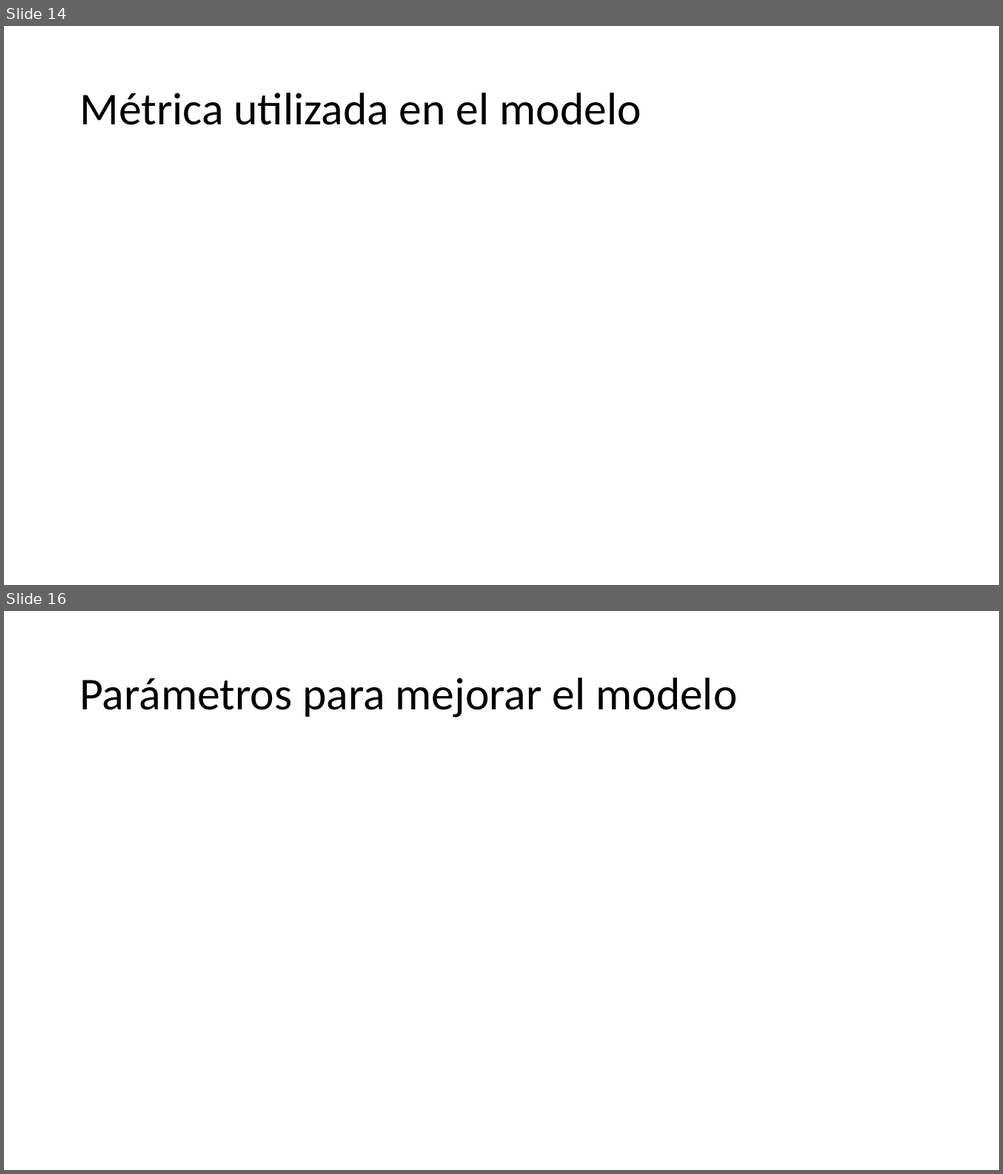
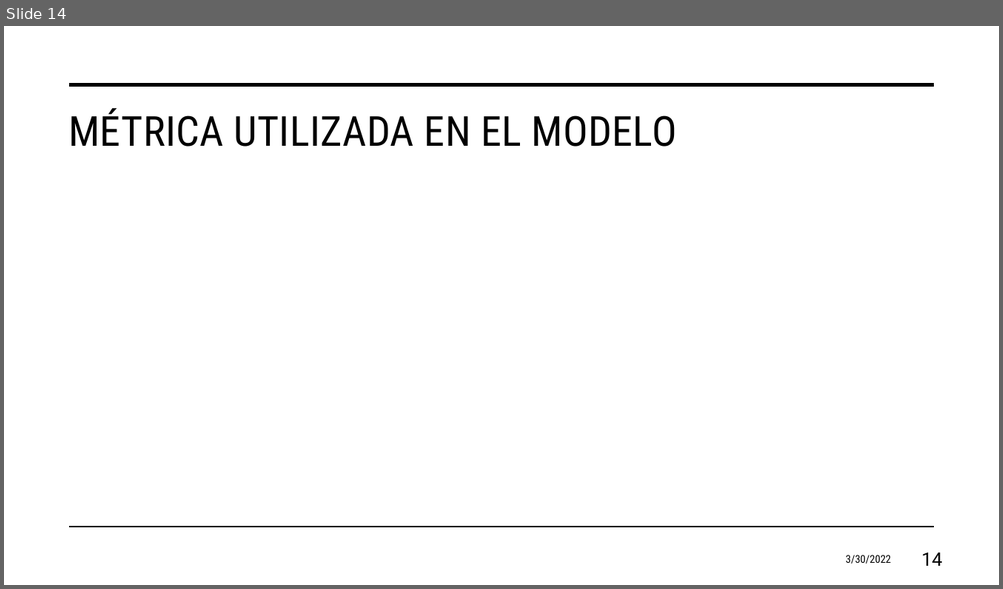
Before and after one commit to juanagsolano/content_based_filtering, a slide deck: report_files/Presentación del proyecto.pptx. Shown one above the other, each under a label of ours: slides 14 and 16 before the commit, slide 14 after it; the slides between them are not shown. The pictures are 1003x1174 and 1003x589 pixels, drawn with LibreOffice and Linux fonts; fonts in the diff are those of the drawing; grey boxes stand for pictures; background and template pictures are left out. Boxes give left, top, right and bottom in pixels: in the first picture for what was removed or moved away, otherwise in the second. Text is boxed around its words. In the diff, an @@ line names an element or a change of style, - is before the commit and + after.

```diff
--- a/report_files/Presentación del proyecto.pptx
+++ b/report_files/Presentación del proyecto.pptx
@@ slide 16 removed at bbox=[4, 611, 999, 1170], background #FFFFFF @@
@@ title removed at bbox=[79, 678, 737, 718] @@
-Parámetros para mejorar el modelo
@@ slide 14 changed as well @@
@@ line added from (70, 85) to (933, 85), #000000 3.5 pt @@
@@ title "MÉTRICA UTILIZADA EN EL MODELO" at bbox=[68, 108, 677, 147]: vertical alignment middle to top @@
@@ title at bbox=[68, 108, 677, 147]: text changed; size 44 to 40 pt; font Calibri to Roboto Condensed @@
-Métrica utilizada en el modelo
+MÉTRICA UTILIZADA EN EL MODELO
@@ line added from (70, 528) to (933, 528), #000000 1 pt @@
@@ text added at bbox=[845, 555, 891, 564], 10.5 pt, text #000000 @@
+3/30/2022
@@ page number added at bbox=[921, 553, 942, 566], 18 pt, text #000000 @@
+14
```
Also in this commit, not shown: 12 other slides changed, 7 slides added, 4 other slides removed, 2 other files.
